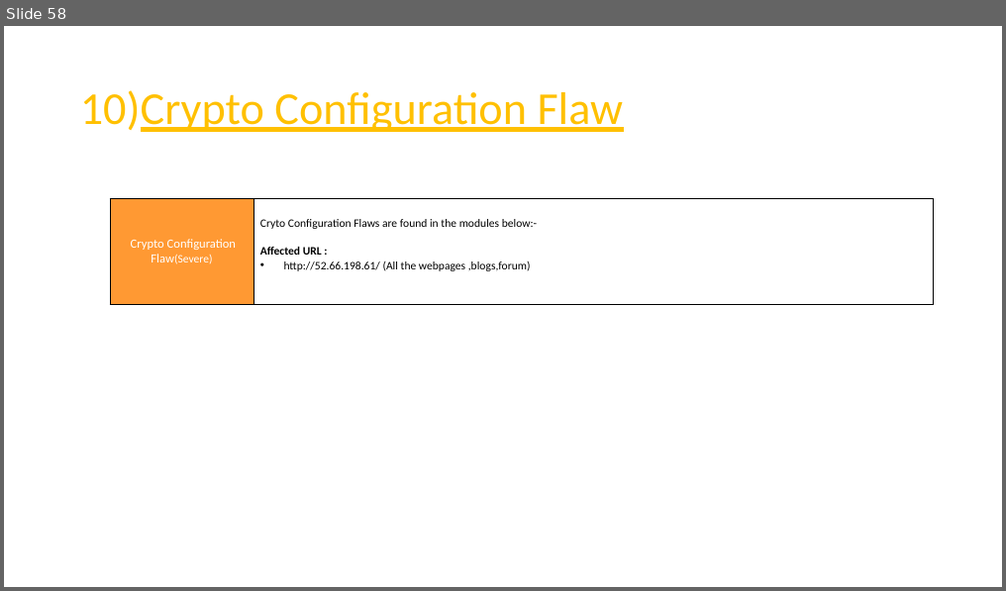
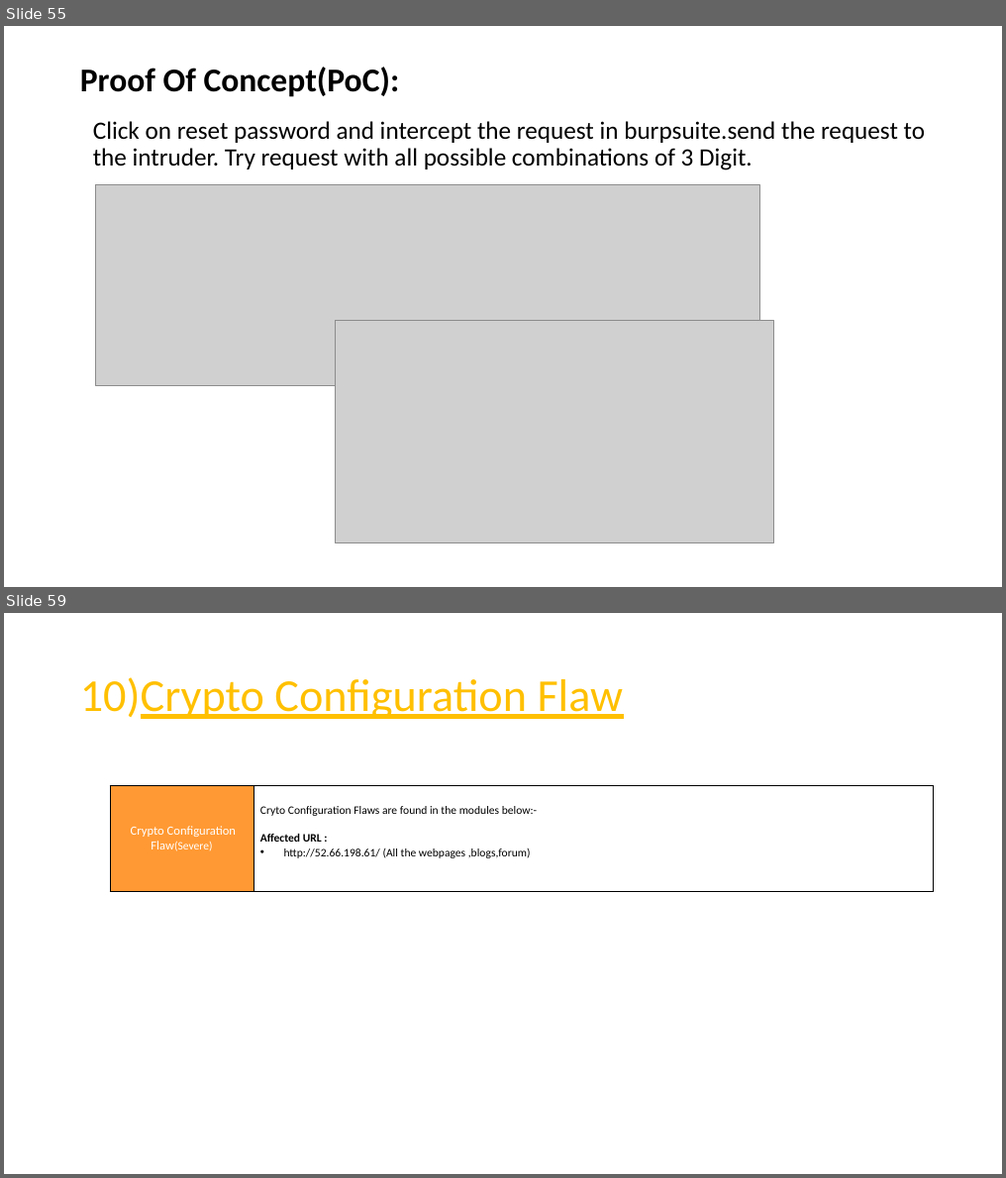
Before and after one commit to RocktimRajkumar/CEH-hack-a-thon, a slide deck: reports/Lifestyle Store/LifeStyle Store Application Reports.pptx. Shown one above the other, each under a label of ours: slide 58 before the commit, slides 55 and 59 after it; the slides between them are not shown. The pictures are 1006x591 and 1006x1178 pixels, drawn with LibreOffice and Linux fonts; fonts in the diff are those of the drawing; grey boxes stand for pictures. Boxes give left, top, right and bottom in pixels: in the first picture for what was removed or moved away, otherwise in the second. Text is boxed around its words. In the diff, an @@ line names an element or a change of style, - is before the commit and + after.

```diff
--- a/reports/Lifestyle Store/LifeStyle Store Application Reports.pptx
+++ b/reports/Lifestyle Store/LifeStyle Store Application Reports.pptx
@@ slide 55 added at (4,26,1002,587), background #FFFFFF @@
@@ title added at (80,67,400,97), 32 pt, text #000000, bold @@
+Proof Of Concept(PoC):
@@ text added at (93,121,925,171), 24 pt, text #000000 @@
+Click on reset password and intercept the request in burpsuite.send the request to the intruder. Try request with all possible combinations of 3 Digit.
@@ picture added at (95,185,760,386) @@
@@ picture added at (335,320,773,544) @@
@@ what was slide 58 is now slide 59 @@
```
Also in this commit, not shown: 5 slides changed, 1 other slide added, 1 slide removed.
